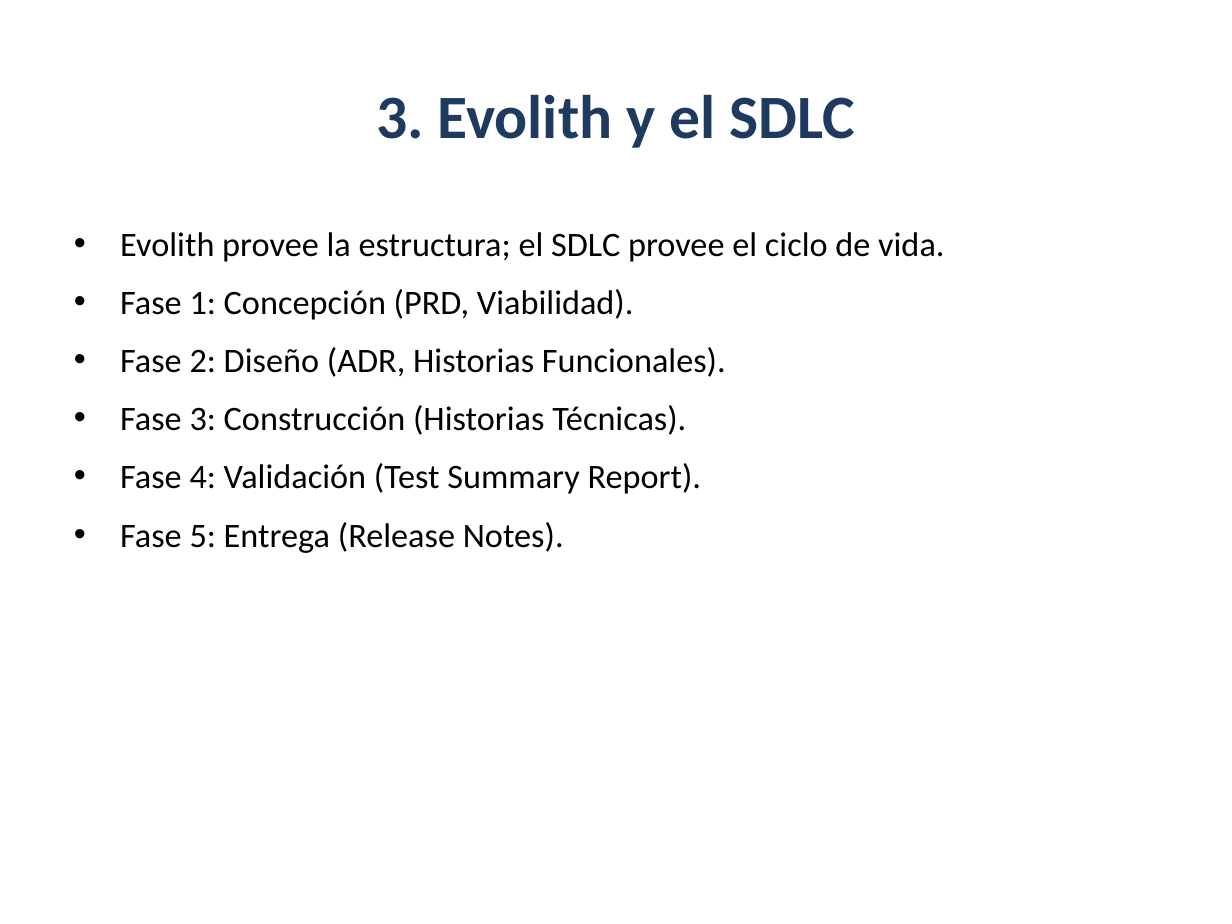
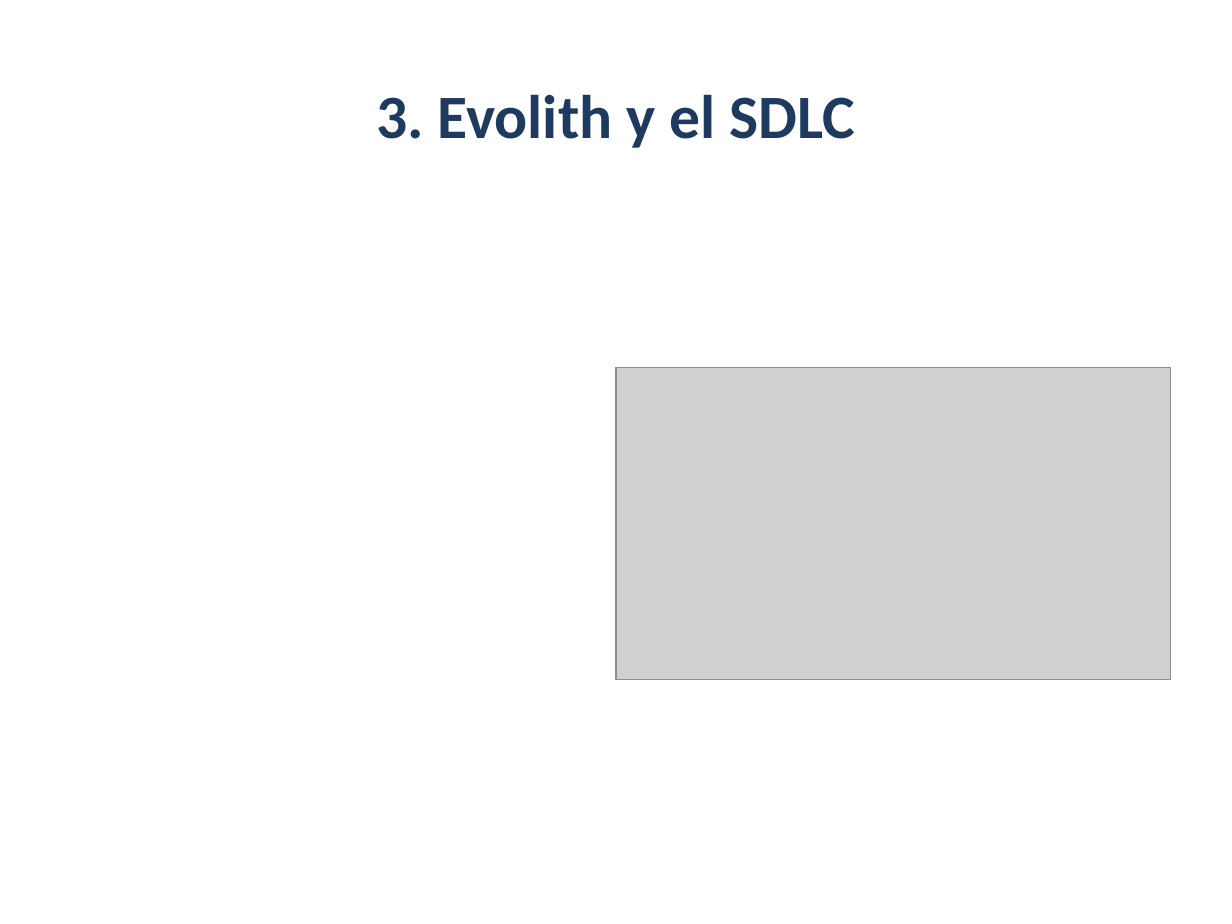
Before and after one commit to beyondnetcode/evolith_arch32, a slide deck: slide 4 of reference/governance/sdlc/assets/evolith-sdlc-executive-deck.pptx. Drawn at 1232x924 pixels with LibreOffice and Linux fonts; fonts in the diff are those of the drawing; grey boxes stand for pictures. Boxes give left, top, right and bottom in pixels: in the first picture for what was removed or moved away, otherwise in the second. Text is boxed around its words. In the diff, an @@ line names an element or a change of style, - is before the commit and + after.

```diff
--- a/reference/governance/sdlc/assets/evolith-sdlc-executive-deck.pptx
+++ b/reference/governance/sdlc/assets/evolith-sdlc-executive-deck.pptx
@@ text removed at (120,232,944,553) @@
-• Evolith provee la estructura; el SDLC provee el ciclo de vida.
-• Fase 1: Concepción (PRD, Viabilidad).
-• Fase 2: Diseño (ADR, Historias Funcionales).
-• Fase 3: Construcción (Historias Técnicas).
-• Fase 4: Validación (Test Summary Report).
-• Fase 5: Entrega (Release Notes).
@@ picture added at (616,367,1170,679) @@
```
Also in this commit, not shown: 3 other slides changed, 1 other file.
